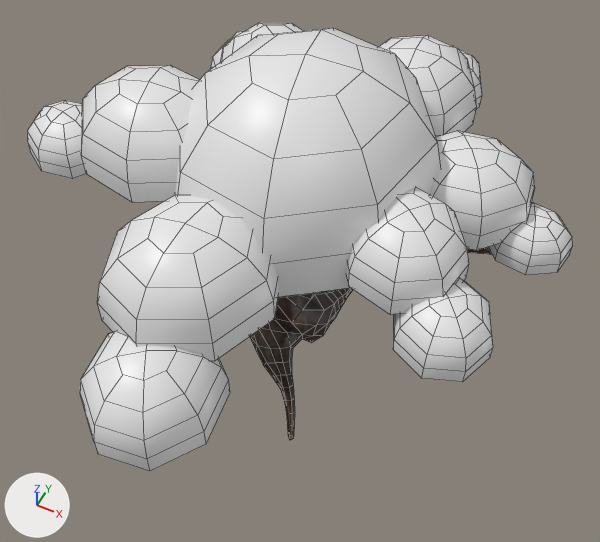
An edit to the FBX model Assets/Models/tree.fbx, drawn before and after from the same camera.
Rendered twice from a 50 mm lens placed at (5.17, -9.63, 13.95), pointed at (0.78, -0.86, 2.99). Arrows for +X, +Y and +Z are at lower left; the lights stay in place. Mesh edges are drawn as thin lines. Where no turn or scale is listed for an object, it has been applied to the vertices.

In view in the first picture: 'Tree', 'TreeLeaves'.
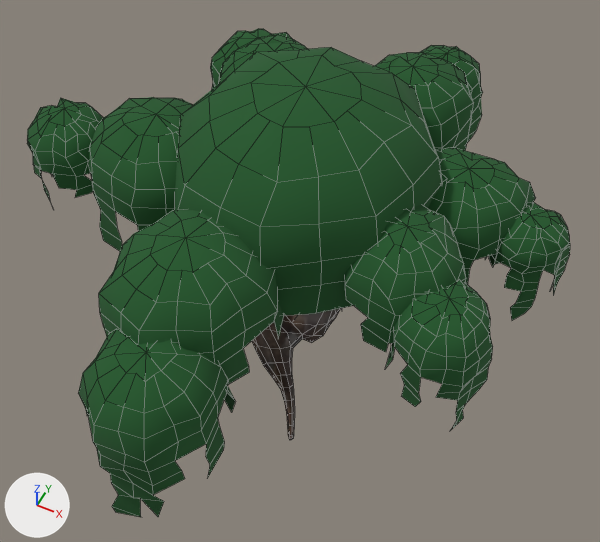
What differs and where, as boxes [x1, y1, x2, y2] in the pictures (600 x 542 px):
'TreeLeaves', reshaped (9% taller)
    before: [27, 23, 573, 471]
    after: [27, 29, 570, 517]
part 1 of me_sphere_004, rebuilt
    before: [175, 28, 440, 298]
    after: [175, 47, 442, 316]
part 2 of me_sphere_004, rebuilt (16% taller)
    before: [430, 131, 535, 250]
    after: [428, 147, 535, 285]
part 3 of me_sphere_004, rebuilt (16% taller)
    before: [347, 187, 469, 315]
    after: [341, 204, 466, 352]
part 4 of me_sphere_004, rebuilt (7% wider, 23% taller)
    before: [221, 23, 303, 62]
    after: [219, 35, 307, 83]
part 5 of me_sphere_004, rebuilt
    before: [379, 35, 477, 137]
    after: [375, 53, 474, 150]
part 6 of me_sphere_004, rebuilt
    before: [97, 195, 279, 361]
    after: [99, 209, 284, 384]
part 7 of me_sphere_004, added (green)
    after: [89, 97, 192, 251]
part 8 of me_sphere_004, built on
    before: [27, 30, 246, 202]
    after: [27, 29, 293, 200]
part 9 of me_sphere_004, built on
    before: [393, 203, 573, 382]
    after: [385, 202, 570, 431]
part 10 of me_sphere_004, built on
    before: [80, 331, 230, 471]
    after: [78, 329, 235, 517]
part 11 of me_sphere_004, built on
    before: [453, 46, 482, 109]
    after: [419, 45, 483, 142]

The change, as a diff of the scene's bpy script:
```diff
--- a/Assets/Models/tree.fbx.py
+++ b/Assets/Models/tree.fbx.py
@@ mat_treeleavesplaceholder @@
+mat_treeleavesplaceholder = principled_material('TreeLeavesPlaceholder')
+mat_treeleavesplaceholder.base_color = (0.0137, 0.0972, 0.0226)  # dark green #1f5829
+mat_treeleavesplaceholder.roughness = 1.0
@@ me_sphere_004 @@
 # used by ob_treeleaves; location = (0.0, 0.0, 0.0)
-me_sphere_004.from_pydata(...)  # 533 vertices, 468 faces; spans x -4.04..4.96, y -5.69..4.62, z 3.67..7.12
-me_sphere_004.materials.append(mat_treeleavesdomemat)  # white #e7e7e7
+me_sphere_004.from_pydata(...)  # 1490 vertices, 1191 faces; spans x -4.1..4.97, y -5.78..4.68, z 1.98..6.56
+# me_sphere_004 part 1: the loose piece of 41 vertices spanning x -1.5..2.8, y -2.74..1.92, z 4.38..7.12 is rebuilt with 94 vertices and now spans x -1.56..2.8, y -2.76..1.94, z 3.88..6.56, in mat_treeleavesplaceholder (dark green #1f5829)
+# me_sphere_004 part 2: the loose piece of 41 vertices spanning x 1.92..4.19, y -0.48..1.57, z 4.38..5.58 is rebuilt with 109 vertices and now spans x 1.87..4.21, y -0.53..1.6, z 3.28..5.19, in mat_treeleavesplaceholder (dark green #1f5829)
+# me_sphere_004 part 3: the loose piece of 41 vertices spanning x 1.78..3.72, y -2.37..-0.31, z 4.66..5.75 is rebuilt with 104 vertices and now spans x 1.75..3.81, y -2.44..-0.3, z 3.58..5.42, in mat_treeleavesplaceholder (dark green #1f5829)
+# me_sphere_004 part 4: the loose piece of 41 vertices spanning x -1.97..0.28, y 0.17..2.6, z 4.74..5.99 is rebuilt with 114 vertices and now spans x -2.02..0.34, y 0.13..2.64, z 3.47..5.7, in mat_treeleavesplaceholder (dark green #1f5829)
+# me_sphere_004 part 5: the loose piece of 41 vertices spanning x 0.26..2.6, y 0.96..3.58, z 4.53..5.87 is rebuilt with 117 vertices and now spans x 0.21..2.56, y 0.96..3.59, z 2.99..5.53, in mat_treeleavesplaceholder (dark green #1f5829)
+# me_sphere_004 part 6: the loose piece of 41 vertices spanning x -1.13..1.46, y -4.54..-1.69, z 4.46..5.91 is rebuilt with 106 vertices and now spans x -1.13..1.51, y -4.54..-1.65, z 3.25..5.6, in mat_treeleavesplaceholder (dark green #1f5829)
+# me_sphere_004 part 7: a new loose piece of 114 vertices spanning x -3.03..-0.22, y -2.36..0.14, z 3.15..5.78, in mat_treeleavesplaceholder (dark green #1f5829)
+# me_sphere_004 part 8: 120 vertices removed from x -4.04..-0.31, y -2.35..3.26, z 4.15..6.39; 244 vertices added at x -4.1..-0.87, y -2.21..3.31, z 2.73..5.53
+# me_sphere_004 part 9: 1 vertex moved within x 4.15, y 0.91, z 4.58; 74 vertices removed from x 2.9..4.96, y -2.83..1.08, z 4.01..5.0; 239 vertices added at x 2.87..4.97, y -2.89..1.12, z 2.8..5.03
+# me_sphere_004 part 10: 38 vertices removed from x -0.7..1.33, y -5.69..-3.45, z 3.67..4.85; 116 vertices added at x -0.73..1.34, y -5.78..-3.42, z 1.98..4.85
+# me_sphere_004 part 11: 38 vertices removed from x 0.69..2.39, y 2.74..4.62, z 3.99..4.95; 116 vertices added at x 0.69..2.46, y 2.7..4.68, z 2.5..5.02
+me_sphere_004.materials.append(mat_treeleavesplaceholder)  # dark green #1f5829
```
